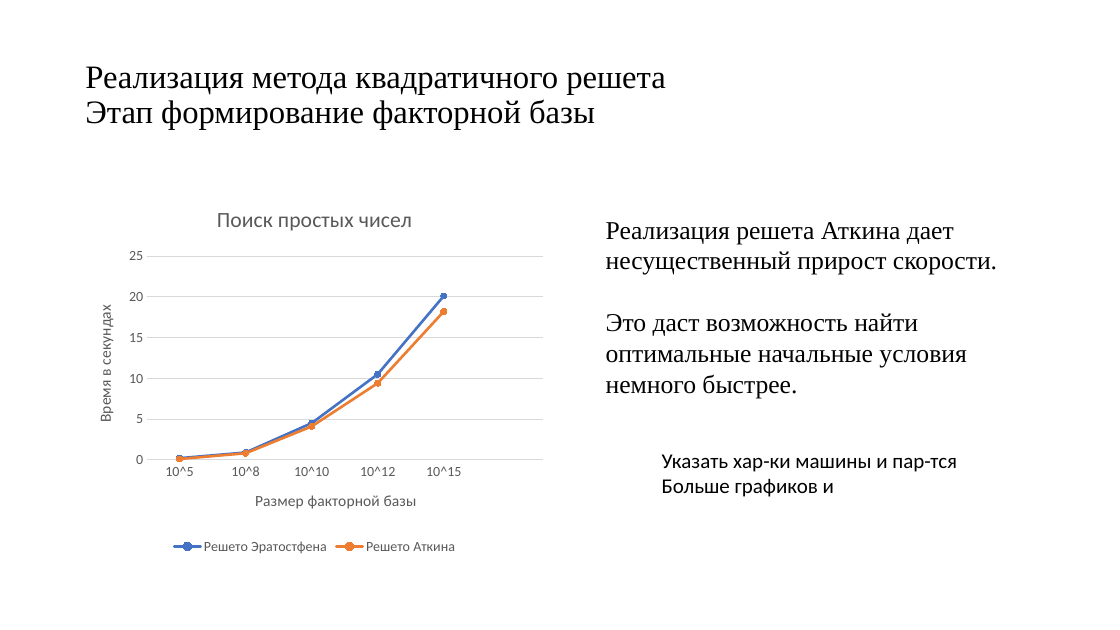
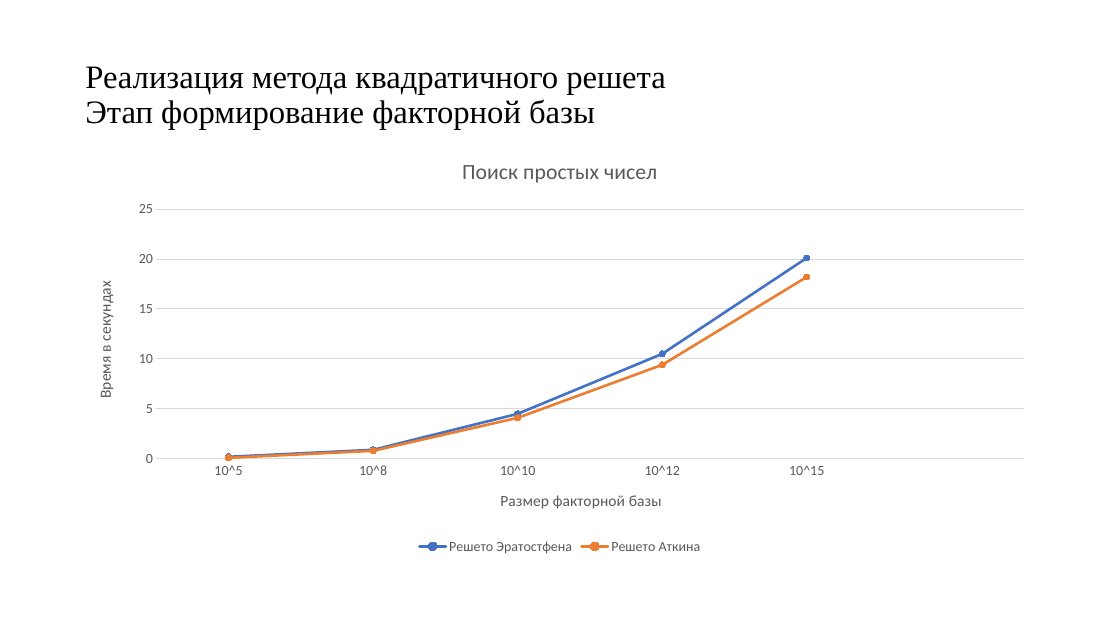
Before and after one commit to pagamov/VKR, a slide deck: slide 7 of Гамов Павел Чтения.pptx (slide 4 before the commit). Drawn at 1120x630 pixels with LibreOffice and Linux fonts; fonts in the diff are those of the drawing. Boxes give left, top, right and bottom in pixels: in the first picture for what was removed or moved away, otherwise in the second. Text is boxed around its words. In the diff, an @@ line names an element or a change of style, - is before the commit and + after.

```diff
--- a/Гамов Павел Чтения.pptx
+++ b/Гамов Павел Чтения.pptx
@@ line chart: place and size @@
-line chart at (77, 188, 553, 558)
+line chart at (77, 139, 1044, 559)
@@ text removed at (606, 222, 997, 398) @@
-Реализация решета Аткина дает несущественный прирост скорости.
-Это даст возможность найти оптимальные начальные условия немного быстрее.
@@ text removed at (662, 454, 957, 497) @@
-Указать хар-ки машины и пар-тся
-Больше графиков и
```
Also in this commit, not shown: 5 other slides changed, 7 slides added, 1 slide removed, 1 other file.
